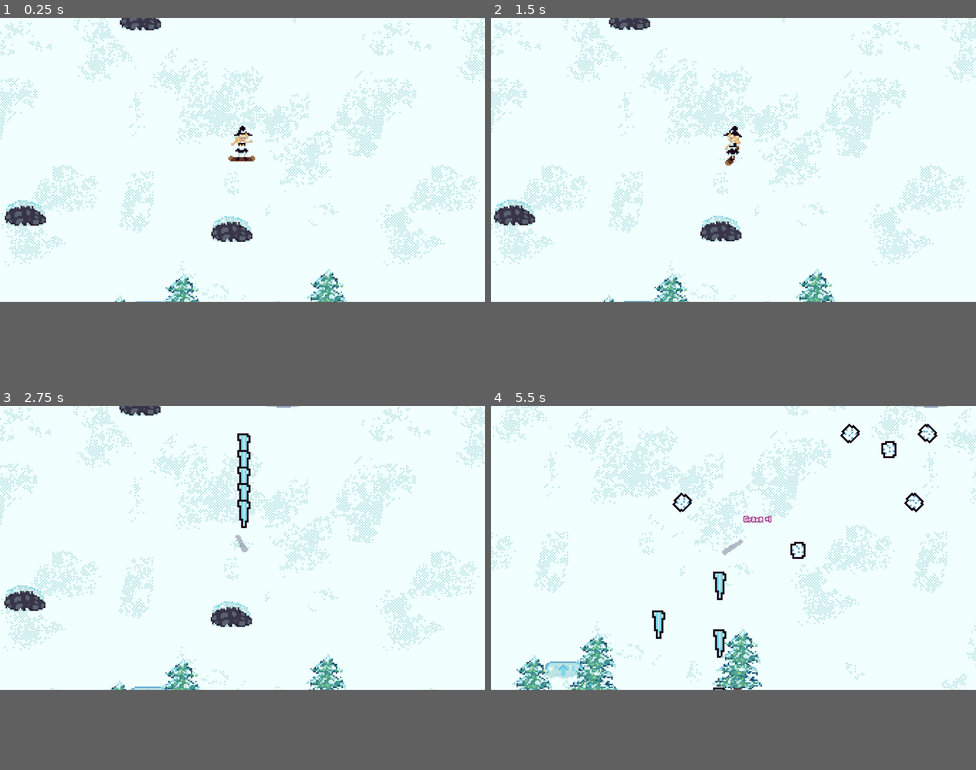
Above: before the commit, frames 1-4 (two rows, left to right).
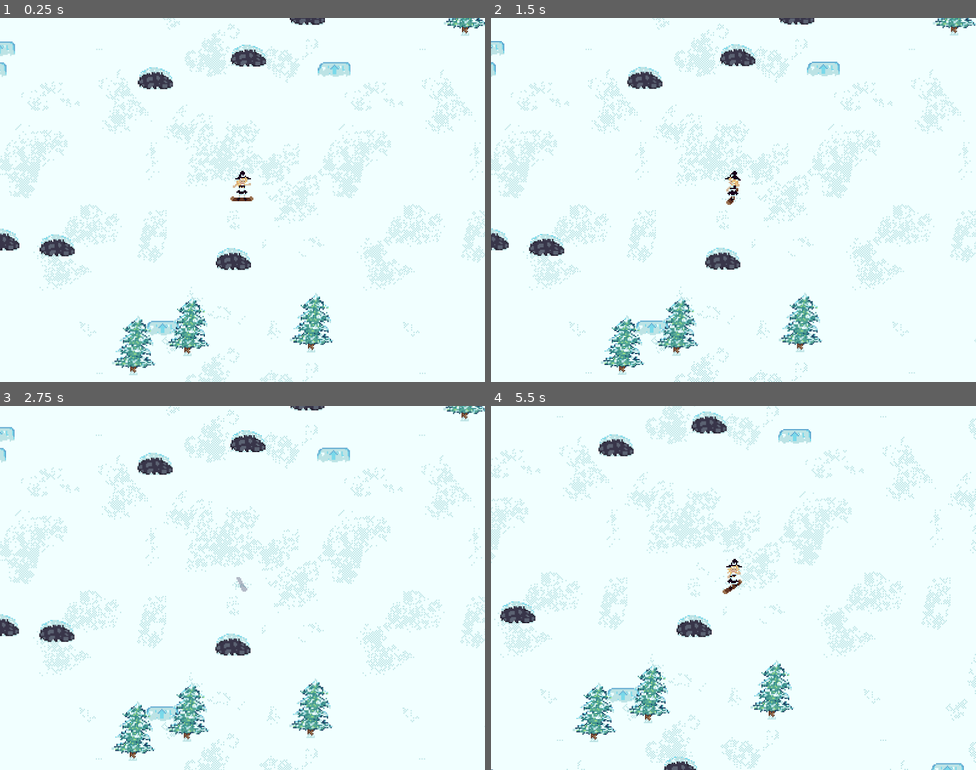
Above: after the commit, the same moments.

Repository: jiisloth/CirnoGoesSkiing
Game: Godot game, scene res://scenes/World.tscn
Two runs of this game, one before a commit and one after it. Both use one fixed random seed, a clock stepped at 60 frames per second and the inputs below.
Inputs:
- Up to frame 1 (0.25 s): no input
- Up to frame 2 (1.5 s): hold Right (right) 0.53-1.28 s; hold X (indy) 0.53-1.28 s; tap Space (jump) at 0.77 s; hold Left (left) from 1.28 s (still down); tap Z (melon) at 1.35 s
- Up to frame 3 (2.75 s): tap Space (jump) at 1.52 s; release Left (left) at 2.03 s; hold Right (right) from 2.03 s (still down); hold C (nose) from 2.03 s (still down)
- Up to frame 4 (5.5 s): release Right (right) at 2.78 s; release C (nose) at 2.78 s; hold Up (up) 2.78-3.53 s; tap Down (stop) at 2.85 s; tap Space (jump) at 3.02, 3.77, 4.52 s; hold X (indy) 3.53-4.28 s; hold Left (left) from 3.53 s (still down); tap Z (melon) at 4.35 s; hold C (nose) from 5.03 s (still down)
The window is 800x468 before the commit and 800x600 after it. Grey fills any space a smaller window leaves; there, only what the larger window draws over its background counts as a difference.

The runs differ from the first frame. In frame 1, 16% of the frame differs, in the area x 0-100%, y 0-100%; in frame 2, 16%; in frame 3, 16%; in frame 4, 17%.

Commit message:
better snowball boss

Diff:
--- a/Game/project.godot
+++ b/Game/project.godot
@@ -13,6 +13,11 @@
 config/name="TouhouFanGameJam10"
 run/main_scene="res://scenes/World.tscn"
 config/icon="res://icon.png"
+
+[display]
+
+window/size/width=1200
+window/size/height=900
 
 [gui]
 
--- a/Game/scenes/SnowballBoss.gd
+++ b/Game/scenes/SnowballBoss.gd
@@ -7,6 +7,7 @@
 var pos = Vector2.ZERO
 var screenSize = Vector2.ZERO
 var middle = Vector2.ZERO
+var velocity = Vector2.ZERO
 
 var moveWay = 1
 var xOffset = 0
@@ -19,9 +20,11 @@
 var phase2 = false
 
 var deltaTime = 0.0
+var animeTime = 0.0
 var bossHealth = 100
 var movTime = 1
 var shootPause = 1.0
+var accSpeed = 1
 
 # Called when the node enters the scene tree for the first time.
 func _ready():
@@ -30,37 +33,45 @@
     middle = screenSize / 2
     xOffsetMax = middle.x
     xOffsetMin = -middle.x
-    self.position = get_start_pos()
+    position = get_start_pos()
 
 
 func get_start_pos():
     var start_pos = Vector2.ZERO
     start_pos[0] = player.position.x
     start_pos[1] = player.position.y - middle.y - 200
-    print(start_pos)
+    velocity = Vector2()
     return start_pos
 
 
 func _process(delta):
 
-    if player.position.y - self.position.y > 300 and starting:
-        self.position.y += 100 * delta
+    var diff = player.position - position
+    var accModifier = (diff.y - 300) * 0.01
+
+    if diff.y > 305 and starting:
+        velocity.y = accSpeed * (diff.y - 300)
+        velocity.x = accSpeed * (diff.x - 10)
+        accSpeed += delta
     elif starting:
-        self.position.y = player.position.y - 300
+        accSpeed = 5
         starting = false
         shooting = true
 
     if starting == false:
-        self.position.y = player.position.y - 300
-        self.position.x = player.position.x + xOffset + moveWay
         xOffset += 2 * moveWay
         if xOffset > xOffsetMax and moveWay == 1:
             moveWay = -1
         elif xOffset < xOffsetMin and moveWay == -1:
             moveWay = 1
+        velocity.x = accSpeed * (diff.x + xOffset)
+        velocity.y = (accSpeed + accModifier) * (diff.y - 300)
 
+    position += velocity * delta
+    #print(accModifier)
     deltaTime += delta
-    $Sprite.frame = int(deltaTime*abs(0.04*player.velocity.y))%8
+    animeTime += delta * velocity.y * 0.04
+    $Sprite.frame = int(animeTime)%8
 
     if deltaTime > shootPause and shooting == true:
         var num = randi()%5
@@ -76,8 +87,8 @@
 func create_bullet(d, speed, type):
     var bullet = Bullet.instance()
     bullet.speed = abs(player.movespeed) + speed
-    bullet.rotation = self.rotation + deg2rad(d)
-    bullet.position = self.position
+    bullet.rotation = rotation + deg2rad(d)
+    bullet.position = position
     if type == 1:
         bullet.texType = type
     if type == 2:
--- a/Game/scenes/World.gd
+++ b/Game/scenes/World.gd
@@ -1,10 +1,11 @@
 extends YSort
 
 export(PackedScene) var Chunk
-
+export(PackedScene) var Boss
 
 func _process(delta):
     check_chunks()
+    print($BossTimer.time_left)
 
 var active_chunks = []
 
@@ -30,3 +31,9 @@
 
 func get_chunky_position(node):
     return Vector2(round(node.global_position.x / 800),round(node.global_position.y / 800))
+
+
+
+func _on_BossTimer_timeout():
+    var boss = Boss.instance()
+    add_child(boss)
--- a/Game/scenes/World.tscn
+++ b/Game/scenes/World.tscn
@@ -8,9 +8,15 @@
 [node name="World" type="YSort"]
 script = ExtResource( 1 )
 Chunk = ExtResource( 2 )
+Boss = ExtResource( 4 )
 
 [node name="Chunks" type="YSort" parent="."]
 
 [node name="Player" parent="." instance=ExtResource( 3 )]
 
-[node name="SnowballBoss" parent="." instance=ExtResource( 4 )]
+[node name="BossTimer" type="Timer" parent="."]
+wait_time = 5.0
+one_shot = true
+autostart = true
+
+[connection signal="timeout" from="BossTimer" to="." method="_on_BossTimer_timeout"]
